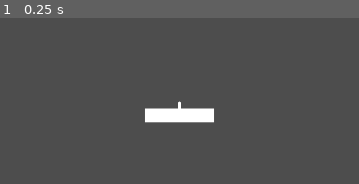
Above: before the commit, frame 1.
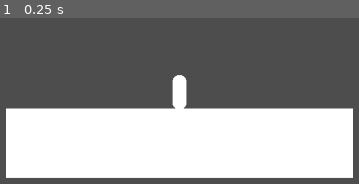
Above: after the commit, the same moment.

Repository: oxters168/LaughingGas
Game: Godot game, scene res://Scenes/physics_test_scene.tscn
Same seed, same stepped clock (60 frames per second), same inputs: the game is played once before the commit and once after it. The project has no main scene, so this scene is started directly.
Inputs:
- Up to frame 1 (0.25 s): no input

The runs differ from the first frame. In frame 1, 40% of the frame differs, in the area x 1-99%, y 34-97%.
Error after the commit: Parse Error: Identifier "NodeHelpers" not declared in the current scope. (res://Scripts/2DPhysicsCharacter.gd:64)

Commit message:
Got wall detection running, but not necessarily working

Diff:
--- a/Scenes/physics_test_scene.tscn
+++ b/Scenes/physics_test_scene.tscn
@@ -1,4 +1,12 @@
-[gd_scene load_steps=5 format=3 uid="uid://cvxgay00f88ty"]
+[gd_scene load_steps=6 format=3 uid="uid://cvxgay00f88ty"]
+
+[ext_resource type="Script" path="res://Scripts/2DPhysicsCharacter.gd" id="1_8ac0o"]
+
+[sub_resource type="RectangleShape2D" id="RectangleShape2D_y3bnt"]
+size = Vector2(100, 20)
+
+[sub_resource type="QuadMesh" id="QuadMesh_0degx"]
+size = Vector2(100, 20)
 
 [sub_resource type="CapsuleShape2D" id="CapsuleShape2D_xsgm4"]
 radius = 2.0
@@ -8,22 +16,7 @@
 radius = 2.0
 height = 10.0
 
-[sub_resource type="RectangleShape2D" id="RectangleShape2D_y3bnt"]
-size = Vector2(100, 20)
-
-[sub_resource type="QuadMesh" id="QuadMesh_0degx"]
-size = Vector2(100, 20)
-
 [node name="Node2D" type="Node2D"]
-
-[node name="RigidBody2D" type="RigidBody2D" parent="."]
-position = Vector2(0, -20)
-
-[node name="CollisionShape2D" type="CollisionShape2D" parent="RigidBody2D"]
-shape = SubResource("CapsuleShape2D_xsgm4")
-
-[node name="MeshInstance2D" type="MeshInstance2D" parent="RigidBody2D"]
-mesh = SubResource("CapsuleMesh_6e1m7")
 
 [node name="StaticBody2D" type="StaticBody2D" parent="."]
 position = Vector2(0, 10)
@@ -35,3 +28,14 @@
 mesh = SubResource("QuadMesh_0degx")
 
 [node name="Camera2D" type="Camera2D" parent="."]
+zoom = Vector2(5, 5)
+
+[node name="PhysicsCharacter2D" type="RigidBody2D" parent="."]
+position = Vector2(0, -20)
+script = ExtResource("1_8ac0o")
+
+[node name="CollisionShape2D" type="CollisionShape2D" parent="PhysicsCharacter2D"]
+shape = SubResource("CapsuleShape2D_xsgm4")
+
+[node name="MeshInstance2D" type="MeshInstance2D" parent="PhysicsCharacter2D"]
+mesh = SubResource("CapsuleMesh_6e1m7")
--- a/Scripts/2DPhysicsCharacter.gd
+++ b/Scripts/2DPhysicsCharacter.gd
@@ -1,19 +1,23 @@
 extends RigidBody2D
+class_name PhysicsCharacter2D
 
 class InputData:
-  var horizontal: float
-  var vertical: float
-  var jump: bool
-  var sprint: bool
+	var horizontal: float
+	var vertical: float
+	var jump: bool
+	var sprint: bool
 class PhysicalData:
-  var velocity: Vector2
-  var leftWall: CollisionShape2D
-  var rightWall: CollisionShape2D
-  var topWall: CollisionShape2D
-  var botWall: CollisionShape2D
+	var velocity: Vector2
+	var leftWall: CollisionObject2D
+	var rightWall: CollisionObject2D
+	var topWall: CollisionObject2D
+	var botWall: CollisionObject2D
 
 enum SpecificState { IdleLeft, IdleRight, WalkLeft, WalkRight, RunLeft, RunRight, JumpFaceLeft, JumpFaceRight, JumpMove …(242 unchanged characters)…
 enum AnimeState { Idle, Walk, Run, Jump, AirFall, Land, TopClimb, TopClimbIdle, SideClimb, SideClimbIdle }
+
+func _init():
+	currentPhysicals = PhysicalData.new()
 
 var currentInput: InputData
 var prevInput: InputData
@@ -41,62 +45,80 @@
 @export var sideDetectVerticalOffset: float
 @export var verticalDetectSideOffset: float
 
-@export var debugWallRays: bool = true
-var colliderBounds: Rect2
+@export var debug_wall_rays: bool = true
+var collider_bounds: Rect2
 
 var otherObjectVelocity: Vector2
 var otherObjectPrevVelocity: Vector2
 
 # Called when the node enters the scene tree for the first time.
 func _ready():
-  pass # Replace with function body.
-
+	pass # Replace with function body.
 
 # Called every frame. 'delta' is the elapsed time since the previous frame.
 func _process(delta):
-  currentPhysicals.velocity = linear_velocity
+	# currentPhysicals.velocity = linear_velocity
+	detect_wall()
 
-# func detect_wall()
-#   colliderBounds = transform.GetTotalBounds(Space.Self, true);
+func detect_wall():
+	var collider = NodeHelpers.get_child_of_type(self, CollisionShape2D)
+	collider_bounds = collider.shape.get_rect()
+	if debug_wall_rays:
+		DebugDraw.draw_box(Vector3(global_position.x, global_position.y, 0), Vector3(collider_bounds.size.x, collider_bounds.size.y, 0), Color.GREEN)
+	var global_right = Node2DHelpers.get_global_right(self)
+	var global_up = Node2DHelpers.get_global_up(self)
 
-#   var rightRayBot = new Ray2D(transform.position + transform.right * (colliderBounds.size.x / 2 + rightDetectOffset) + -transform.up * (bottomDetectOffset  + sideDetectVerticalOffset), transform.right);
-#   var rightRayCenter = new Ray2D(transform.position + transform.up * (colliderBounds.extents.y) + transform.right * (colliderBounds.extents.x + rightDetectOffset), transform.right);
-#   var rightRayTop = new Ray2D(transform.position + transform.up * (colliderBounds.size.y + topDetectOffset + sideDetectVerticalOffset) + transform.right * (colliderBounds.size.x / 2 + rightDetectOffset), transform.right);
-#   currentPhysicals.rightWall = WallCast(debugWallRays, wallMask, rightRayTop, rightRayCenter, rightRayBot);
+	var rightRayBot = PhysicsRayQueryParameters2D.new()
+	rightRayBot.from = global_position + global_right * (collider_bounds.size.x / 2 + rightDetectOffset) + -global_up * (bottomDetectOffset  + sideDetectVerticalOffset)
+	rightRayBot.to = global_right
+	var rightRayCenter = PhysicsRayQueryParameters2D.new()
+	rightRayBot.from = global_position + global_right * (collider_bounds.size.y / 2) + global_right * (collider_bounds.size.x / 2 + rightDetectOffset)
+	rightRayBot.to = global_right
+	var rightRayTop = PhysicsRayQueryParameters2D.new()
+	rightRayBot.from = global_position + global_right * (collider_bounds.size.y + topDetectOffset + sideDetectVerticalOffset) + global_right * (collider_bounds.size.x / 2 + rightDetectOffset)
+	rightRayBot.to = global_right
+	currentPhysicals.rightWall = wall_cast(debug_wall_rays, wallMask, [rightRayTop, rightRayCenter, rightRayBot])
 
-#   var leftRayBot = new Ray2D(transform.position + -transform.right * (colliderBounds.size.x / 2 + leftDetectOffset) + -transform.up * (bottomDetectOffset + sideDetectVerticalOffset), -transform.right);
-#   var leftRayCenter = new Ray2D(transform.position + transform.up * (colliderBounds.extents.y) + -transform.right * (colliderBounds.extents.x + leftDetectOffset), -transform.right);
-#   var leftRayTop = new Ray2D(transform.position + transform.up * (colliderBounds.size.y + topDetectOffset + sideDetectVerticalOffset) + -transform.right * (colliderBounds.size.x / 2 + leftDetectOffset), -transform.right);
-#   currentPhysicals.leftWall = WallCast(debugWallRays, wallMask, leftRayTop, leftRayCenter, leftRayBot);
+	var leftRayBot = PhysicsRayQueryParameters2D.new()
+	rightRayBot.from = global_position + -global_right * (collider_bounds.size.x / 2 + leftDetectOffset) + -global_up * (bottomDetectOffset + sideDetectVerticalOffset)
+	rightRayBot.to = -global_right
+	var leftRayCenter = PhysicsRayQueryParameters2D.new()
+	rightRayBot.from = global_position + global_right * (collider_bounds.size.y / 2) + -global_right * (collider_bounds.size.x / 2 + leftDetectOffset)
+	rightRayBot.to = -global_right
+	var leftRayTop = PhysicsRayQueryParameters2D.new()
+	rightRayBot.from = global_position + global_right * (collider_bounds.size.y + topDetectOffset + sideDetectVerticalOffset) + -global_right * (collider_bounds.size.x / 2 + leftDetectOffset)
+	rightRayBot.to = -global_right
+	currentPhysicals.leftWall = wall_cast(debug_wall_rays, wallMask, [leftRayTop, leftRayCenter, leftRayBot])
 
-#   var topRightRay = new Ray2D(transform.position + transform.up * (colliderBounds.size.y + topDetectOffset) + transform.right * (colliderBounds.extents.x + rightDetectOffset + verticalDetectSideOffset), transform.up);
-#   var topCenterRay = new Ray2D(transform.position + transform.up * (colliderBounds.size.y + topDetectOffset), transform.up);
-#   var topLeftRay = new Ray2D(transform.position + transform.up * (colliderBounds.size.y + topDetectOffset) + -transform.right * (colliderBounds.extents.x + leftDetectOffset + verticalDetectSideOffset), transform.up);
-#   currentPhysicals.topWall = WallCast(debugWallRays, ceilingMask, topLeftRay, topCenterRay, topRightRay);
+	var topRightRay = PhysicsRayQueryParameters2D.new()
+	rightRayBot.from = global_position + global_right * (collider_bounds.size.y + topDetectOffset) + global_right * (collider_bounds.size.x / 2 + rightDetectOffset + verticalDetectSideOffset)
+	rightRayBot.to = global_up
+	var topCenterRay = PhysicsRayQueryParameters2D.new()
+	rightRayBot.from = global_position + global_right * (collider_bounds.size.y + topDetectOffset)
+	rightRayBot.to = global_up
+	var topLeftRay = PhysicsRayQueryParameters2D.new()
+	rightRayBot.from = global_position + global_right * (collider_bounds.size.y + topDetectOffset) + -global_right * (collider_bounds.size.x / 2 + leftDetectOffset + verticalDetectSideOffset)
+	rightRayBot.to = global_up
+	currentPhysicals.topWall = wall_cast(debug_wall_rays, ceilingMask, [topLeftRay, topCenterRay, topRightRay])
 
-#   var botRightRay = new Ray2D(transform.position + transform.right * (colliderBounds.extents.x + rightDetectOffset + verticalDetectSideOffset) + -transform.up * (bottomDetectOffset), -transform.up);
-#   var botCenterRay = new Ray2D(transform.position + -transform.up * (bottomDetectOffset), -transform.up);
-#   var botLeftRay = new Ray2D(transform.position + -transform.right * (colliderBounds.extents.x + leftDetectOffset + verticalDetectSideOffset) + -transform.up * (bottomDetectOffset), -transform.up);
-#   currentPhysicals.botWall = WallCast(debugWallRays, groundMask, botLeftRay, botCenterRay, botRightRay);
-func wall_cast(debug: bool, mask: int, rays: Array[PhysicsRayQueryParameters2D]) -> CollisionShape2D:
-  var wall_hit: CollisionShape2D
-  for current_ray in rays:
-    var space_state = get_world_2d().direct_space_state
-    var result = space_state.intersect_ray(current_ray)
-    if result:
-      wall_hit = result.collider
-      break
-  return wall_hit
-  # Collider2D wallHit = null;
-  # foreach (var rightRay in rays)
-  # {
-  #     var rightHitInfo = Physics2D.Raycast(rightRay.origin, rightRay.direction, wallDetectionDistance, mask);
-  #     if (debug)
-  #         Debug.DrawRay(rightRay.origin, rightRay.direction * wallDetectionDistance, rightHitInfo.transform != null ? Color.green : Color.red);
-  #     if (rightHitInfo)
-  #     {
-  #         wallHit = rightHitInfo.collider;
-  #         break;
-  #     }
-  # }
-  # return wallHit;
+	var botRightRay = PhysicsRayQueryParameters2D.new()
+	rightRayBot.from = global_position + global_right * (collider_bounds.size.x / 2 + rightDetectOffset + verticalDetectSideOffset) + -global_up * (bottomDetectOffset)
+	rightRayBot.to = -global_up
+	var botCenterRay = PhysicsRayQueryParameters2D.new()
+	rightRayBot.from = global_position + -global_right * (bottomDetectOffset)
+	rightRayBot.to = -global_up
+	var botLeftRay = PhysicsRayQueryParameters2D.new()
+	rightRayBot.from = global_position + -global_right * (collider_bounds.size.x / 2 + leftDetectOffset + verticalDetectSideOffset) + -global_up * (bottomDetectOffset)
+	rightRayBot.to = -global_up
+	currentPhysicals.botWall = wall_cast(debug_wall_rays, groundMask, [botLeftRay, botCenterRay, botRightRay])
+func wall_cast(debug: bool, mask: int, rays: Array[PhysicsRayQueryParameters2D]) -> CollisionObject2D:
+	var wall_hit: CollisionObject2D
+	for current_ray in rays:
+		var space_state = get_world_2d().direct_space_state
+		var result = space_state.intersect_ray(current_ray)
+		if debug:
+			DebugDraw.draw_ray_3d(Vector3(current_ray.from.x, current_ray.from.y, 0), Vector3(current_ray.to.x, current_ray.to.y, 0), wallDetectionDistance, Color.GREEN if result else Color.RED)
+		if result:
+			wall_hit = result.collider
+			break
+	return wall_hit
